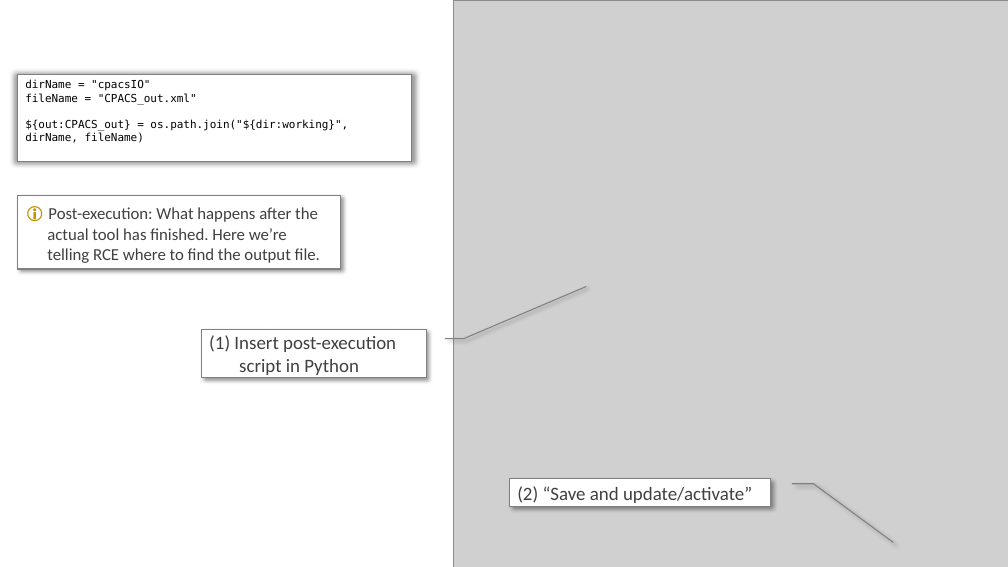
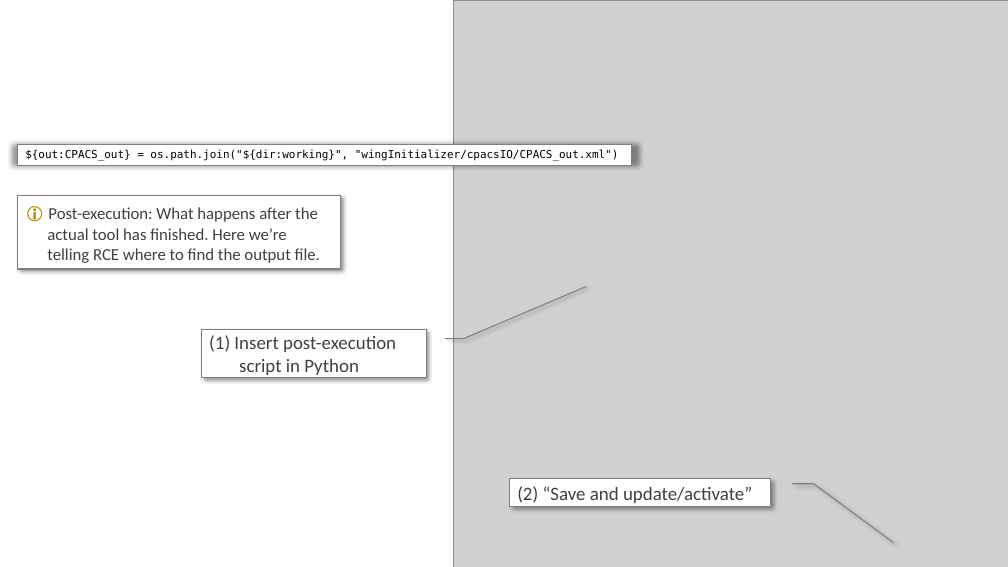
Before and after one commit to DLR-SL/CPACS_Seminar, a slide deck: slide 10 of ToolIntegration/dummyTools/wingInitializer/documentation/toolIntegrationSettings.pptx. Drawn at 1008x567 pixels with LibreOffice and Linux fonts; fonts in the diff are those of the drawing; grey boxes stand for pictures. Boxes give left, top, right and bottom in pixels: in the first picture for what was removed or moved away, otherwise in the second. Text is boxed around its words. In the diff, an @@ line names an element or a change of style, - is before the commit and + after.

```diff
--- a/ToolIntegration/dummyTools/wingInitializer/documentation/toolIntegrationSettings.pptx
+++ b/ToolIntegration/dummyTools/wingInitializer/documentation/toolIntegrationSettings.pptx
@@ rectangle "${out:CPACS_out} = os.path.join("${dir:working}", "wingIniti ...": place and size @@
-rectangle "${out:CPACS_out} = os.path.join("${dir:working}", "wingIniti ..." at [18, 74, 412, 162]
+rectangle "${out:CPACS_out} = os.path.join("${dir:working}", "wingIniti ..." at [18, 144, 632, 166]
@@ text in rectangle at [25, 150, 619, 161]: text changed @@
-dirName = "cpacsIO"
-fileName = "CPACS_out.xml"
-${out:CPACS_out} = os.path.join("${dir:working}", dirName, fileName)
+${out:CPACS_out} = os.path.join("${dir:working}", "wingInitializer/cpacsIO/CPACS_out.xml")
```
Also in this commit, not shown: 2 other slides changed, 6 slides removed, 3 other files.
